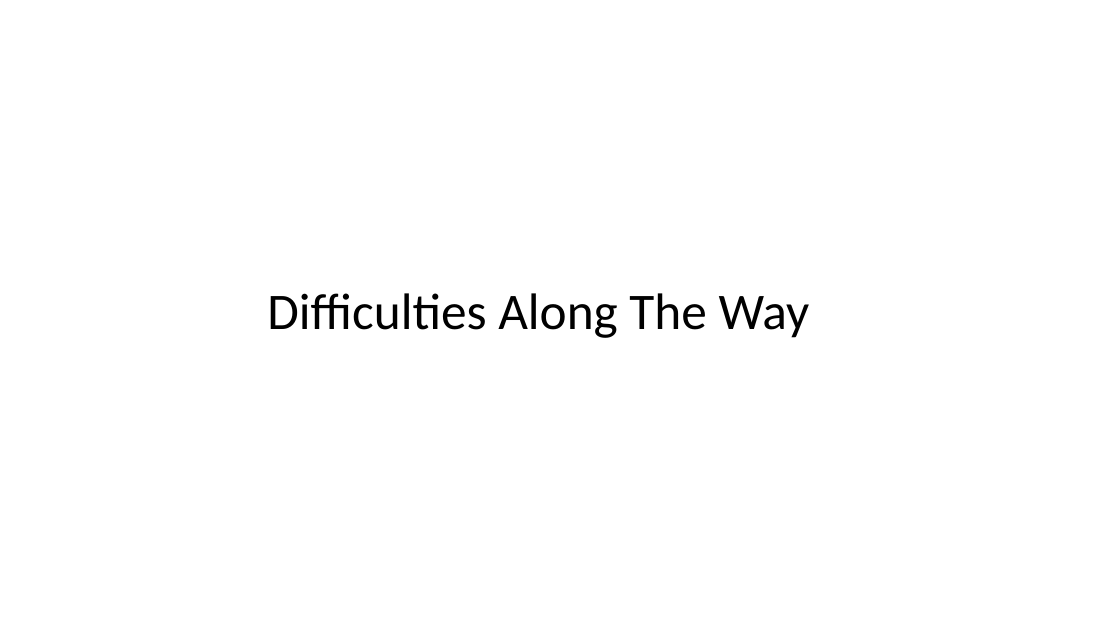
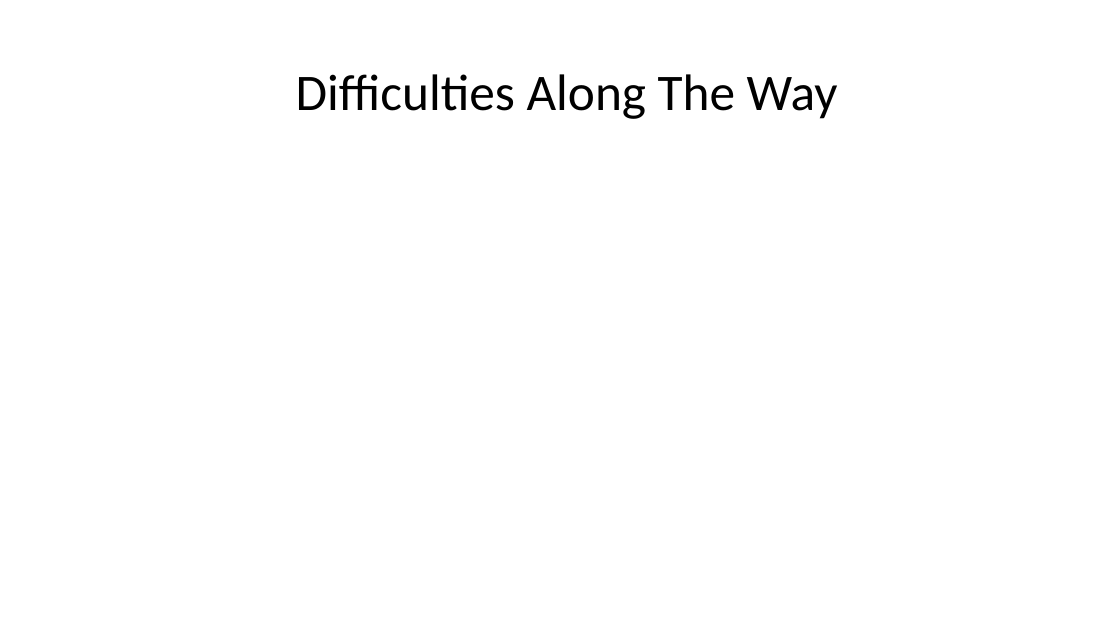
Before and after one commit to mldeanha/Team-4-Project, a slide deck: slide 25 of Project Assets/Team Shi Final Presentation.pptx (slide 17 before the commit). Drawn at 1120x630 pixels with LibreOffice and Linux fonts; fonts in the diff are those of the drawing. Boxes give left, top, right and bottom in pixels: in the first picture for what was removed or moved away, otherwise in the second. Text is boxed around its words. In the diff, an @@ line names an element or a change of style, - is before the commit and + after.

```diff
--- a/Project Assets/Team Shi Final Presentation.pptx
+++ b/Project Assets/Team Shi Final Presentation.pptx
@@ text "Difficulties Along The Way": place and size @@
-text "Difficulties Along The Way" at (267, 293, 810, 338)
+text "Difficulties Along The Way" at (296, 74, 838, 119)
@@ text "Difficulties Along The Way" at (296, 74, 838, 119): line spacing 0.9 to 1 @@
```
Also in this commit, not shown: 11 other slides changed, 9 slides added, 1 slide removed, 1 other file.
